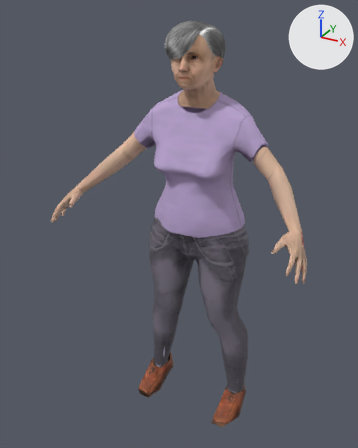
The glTF model public/models/people/mh_f_abuela_old.glb as it was, and as the next commit left it.
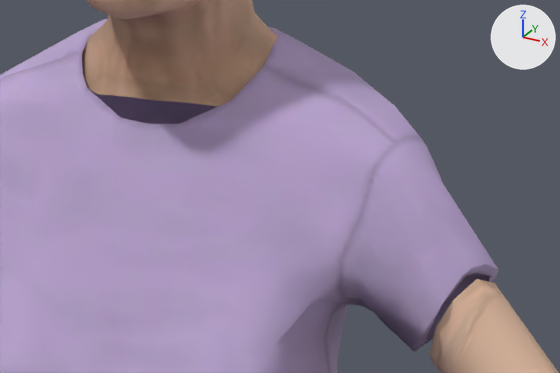
There are two pictures of each version: one whole from a camera (50 mm lens) standing at (0.745, -1.543, 1.509) and looking at (-0.039, -0.117, 0.797), one close up on the part from 45% to 79% of the width and 19% to 37% of the height. Lighting does not change. The marker at upper right points along +X, +Y and +Z. The first two pictures are the older version. Vertices at exactly the same position are counted once.

In view in the first close-up: 'cuerpo'.
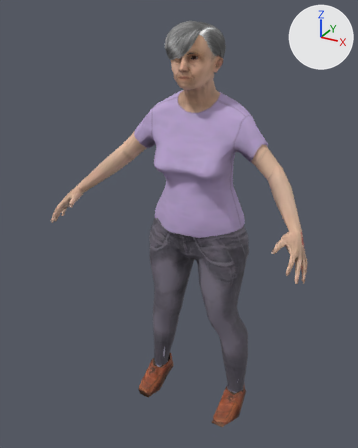
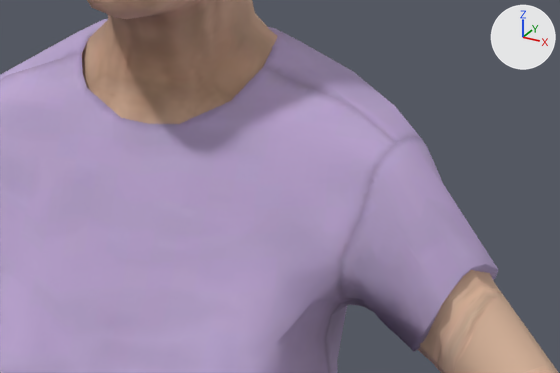
Pixel boxes (x1, y1, x2, y2) of what changed, in the close-ups (560 x 373 px; the box of a moved part takes in the faces that stretch with it):
part 1 of me_mh_f_abuela_old, moved or reshaped: before (87, 0, 144, 19); after (82, 0, 494, 362)

Diff of the bpy script that builds the scene:
```diff
--- a/public/models/people/mh_f_abuela_old.glb.py
+++ b/public/models/people/mh_f_abuela_old.glb.py
@@ me_mh_f_abuela_old @@
 # used by ob_cuerpo; location = (0.0, 0.0, 0.0)
-me_mh_f_abuela_old.from_pydata(...)  # 2662 vertices, 4904 faces; spans x -0.466..0.466, y -0.341..0.088, z 0.001..1.469
+me_mh_f_abuela_old.from_pydata(...)  # 2663 vertices, 4904 faces; spans x -0.466..0.466, y -0.341..0.088, z 0.001..1.469
+# me_mh_f_abuela_old part 1
+# 14 vertices are removed from x -0.023..0.074, y -0.169..-0.078, z 1.274..1.367
+# 101 faces are deleted
+# 35 vertices are added at x -0.187..0.187, y -0.154..0.017, z 1.092..1.349
+# 141 new faces join them
+# other edits to the shape of me_mh_f_abuela_old do not show in these pictures
 me_mh_f_abuela_old.materials.append(mat_persona)
```
